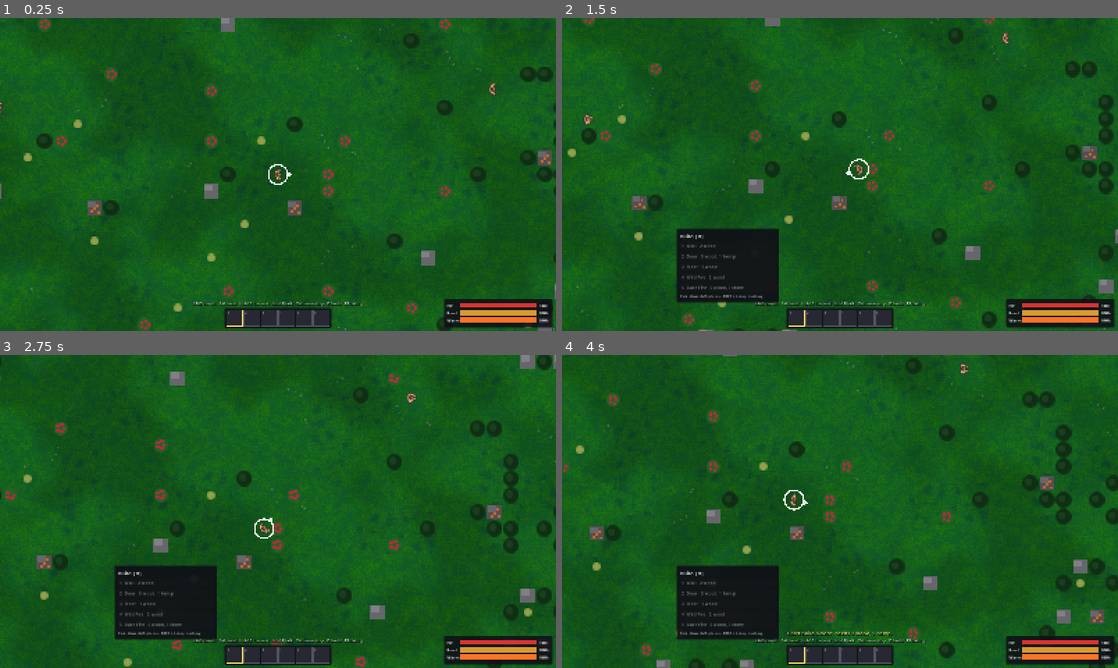
Above: before the commit, frames 1-4 (two rows, left to right).
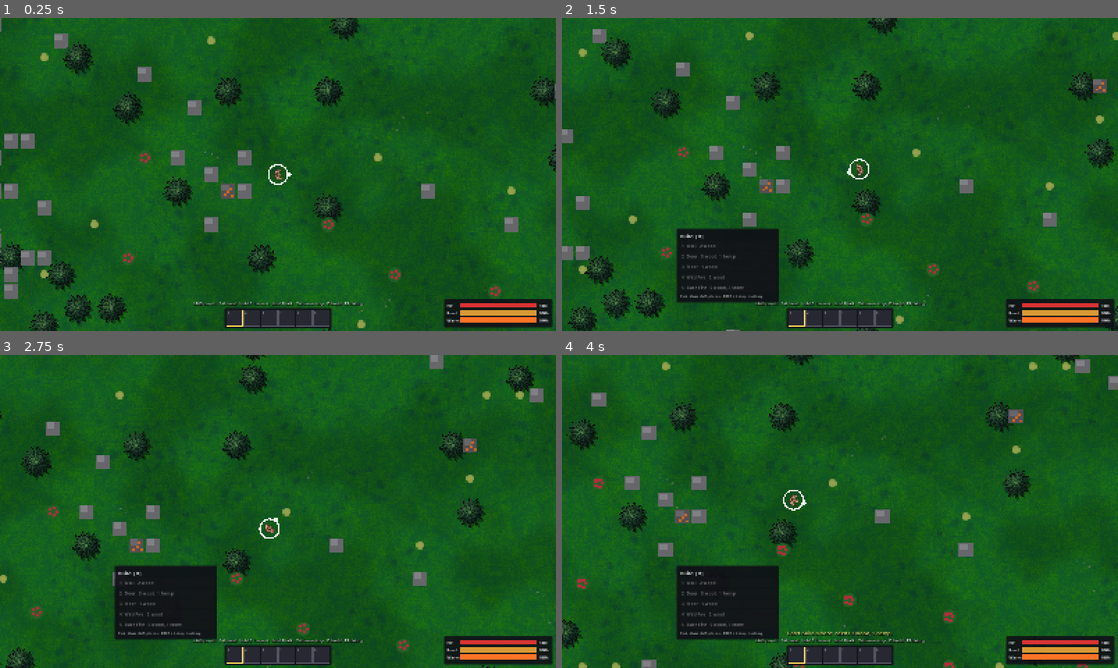
Above: after the commit, the same moments.

Repository: Blortlett/ColonySurvival
Game: Godot game, scene res://main.tscn
The game is run twice, just before and just after one commit, with the same random seed, the same clock (stepped at 60 frames per second) and the same inputs.
Inputs (mouse positions are in pixels of both pictures, inside the frame that each line leads up to):
- Up to frame 1 (0.25 s): no input
- Up to frame 2 (1.5 s): tap Enter at 0.5 s; move the mouse to (962, 158) at 0.52 s; hold D 0.53-1.25 s; tap B at 0.6 s; click (962, 158) at 0.67 s; tap Space at 0.77 s; drag from (728, 190) to (812, 237) at 1.27 s
- Up to frame 3 (2.75 s): move the mouse to (333, 442) at 2.02 s; hold D from 2.03 s (still down); tap X at 2.1 s
- Up to frame 4 (4 s): release D at 2.75 s; drag from (812, 574) to (673, 464) at 2.77 s; move the mouse to (1006, 558) at 3.52 s; hold A from 3.53 s (still down); tap 2 at 3.6 s; tap Space at 3.77 s

The runs differ from the first frame. In frame 1, 14% of the frame differs, in the area x 0-100%, y 0-100%; in frame 2, 14%; in frame 3, 12%; in frame 4, 13%.

Commit message:
added stone & iron node & hemp art

Diff:
--- a/core/Cfg.gd
+++ b/core/Cfg.gd
@@ -16,6 +16,7 @@
 const DENSITY_BUSH := 0.01
 const DENSITY_METAL := 0.005 # about 1/6 of rock density (v3, start)
 const METAL_MIN_GAP := 6 # metal rock is dispersed, never clustered (agreed)
+const TREE_MIN_GAP := 2 # Chebyshev cells between trees; pine canopies are 2x2 cells, so 2 = touching, no overlap
 
 const TREE_CAPACITY := 20
 const ROCK_CAPACITY := 20
--- a/render/StaticLayer.gd
+++ b/render/StaticLayer.gd
@@ -4,10 +4,16 @@
 
 const Disc := preload("res://render/Disc.gd")
 const REDRAW_SECS := 0.25 # node changes redraw at most this often (B1)
+## Top-down pines: a strip of PINE_VARIANTS 64 px sprites (tools/tilekit/pine_tree.py),
+## drawn 2x2 cells, centred on the tree's cell so the canopy spills over its neighbours.
+const PINES := preload("res://art/trees/pine.png")
+const PINE_PX := 64.0
+const PINE_VARIANTS := 4
+const PINE_CELLS := 2.0
+const PINE_SHADOW := Color(0, 0, 0, 0.35)
+const PINE_SHADOW_OFFSET := Vector2(3, 4) # sprite px, down-right (light from the top-left)
 
 # Darker, Songs of Syx-leaning palette (Phase E visual pass).
-const TREE := Color(0.06, 0.18, 0.08)
-const TREE_HI := Color(0.10, 0.25, 0.11)
 const ROCK := Color(0.40, 0.40, 0.42)
 const ROCK_HI := Color(0.50, 0.50, 0.52)
 const HEMP := Color(0.58, 0.63, 0.30)
@@ -20,7 +26,7 @@
 
 
 func _ready() -> void:
-	texture_filter = CanvasItem.TEXTURE_FILTER_LINEAR_WITH_MIPMAPS
+	texture_filter = CanvasItem.TEXTURE_FILTER_NEAREST_WITH_MIPMAPS # pixel-art sprites
 
 
 func _process(dt: float) -> void:
@@ -39,12 +45,17 @@
 
 func _draw_body() -> void:
 	var s := float(Cfg.CELL)
+	# Tree shadows first, so no canopy is darkened by a neighbour's shadow.
+	var size := Vector2.ONE * s * PINE_CELLS
+	var shadow_off := PINE_SHADOW_OFFSET * size / PINE_PX
+	for n in World.nodes.values():
+		if n.type == ResourceNode.Type.TREE:
+			_draw_pine(n.cell, s, size, shadow_off, PINE_SHADOW)
 	for n in World.nodes.values():
 		var p := Vector2(n.cell) * s
 		match n.type:
 			ResourceNode.Type.TREE:
-				Disc.draw(self, p + Vector2(s, s) * 0.5, s * 0.48, TREE)
-				Disc.draw(self, p + Vector2(s * 0.42, s * 0.42), s * 0.22, TREE_HI)
+				_draw_pine(n.cell, s, size, Vector2.ZERO, Color.WHITE)
 			ResourceNode.Type.ROCK:
 				draw_rect(Rect2(p + Vector2.ONE * Cfg.PX, Vector2(s - 2.0 * Cfg.PX, s - 2.0 * Cfg.PX)), ROCK)
 				draw_rect(Rect2(p + Vector2.ONE * 2.0 * Cfg.PX, Vector2(s * 0.45, s * 0.35)), ROCK_HI)
@@ -63,3 +74,10 @@
 		for i in b.amount:
 			var ang := TAU * i / Cfg.BUSH_BERRIES
 			Disc.draw(self, p + half + Vector2(cos(ang), sin(ang)) * s * 0.22, s * 0.09, BERRY)
+
+
+func _draw_pine(c: Vector2i, s: float, size: Vector2, off: Vector2, tint: Color) -> void:
+	var v := posmod(c.x * 73856093 ^ c.y * 19349663, PINE_VARIANTS)
+	var src := Rect2(Vector2(v * PINE_PX, 0), Vector2.ONE * PINE_PX)
+	var centre := (Vector2(c) + Vector2(0.5, 0.5)) * s
+	draw_texture_rect_region(PINES, Rect2(centre - size * 0.5 + off, size), src, tint)
--- a/world/World.gd
+++ b/world/World.gd
@@ -271,6 +271,18 @@
 	return max(abs(a.x - b.x), abs(a.y - b.y))
 
 
+## True if a tree stands within Cfg.TREE_MIN_GAP - 1 cells of c (Chebyshev), i.e. a tree
+## placed at c would overlap its canopy.
+func tree_too_close(c: Vector2i) -> bool:
+	var r := Cfg.TREE_MIN_GAP - 1
+	for dx in range(-r, r + 1):
+		for dy in range(-r, r + 1):
+			var n: ResourceNode = nodes.get(c + Vector2i(dx, dy))
+			if n != null and n.type == ResourceNode.Type.TREE:
+				return true
+	return false
+
+
 static func center(c: Vector2i) -> Vector2:
 	return Vector2(c) + Vector2(0.5, 0.5)
 
@@ -559,6 +571,8 @@
 			c = anchor + Vector2i(rng.randi_range(-4, 4), rng.randi_range(-4, 4))
 		else:
 			c = Vector2i(rng.randi_range(0, Cfg.MAP_W - 1), rng.randi_range(0, Cfg.MAP_H - 1))
+		if type == ResourceNode.Type.TREE and tree_too_close(c):
+			continue
 		if is_walkable(c) and not loot.has(c) and privilege_owner(c) == 0 and house_at(c) == null and not agent_on(c) and not Cities.in_city(c):
 			add_node(type, c)
 			return
--- a/world/WorldGen.gd
+++ b/world/WorldGen.gd
@@ -19,7 +19,9 @@
 			var p_rock: float = Cfg.DENSITY_ROCK * (6.0 if q > 0.35 else 0.3)
 			var roll := rng.randf()
 			if roll < p_tree:
-				World.add_node(ResourceNode.Type.TREE, c)
+				# Spaced so the 2x2-cell canopies don't overlap; a rejected tree leaves the cell empty.
+				if not World.tree_too_close(c):
+					World.add_node(ResourceNode.Type.TREE, c)
 			elif roll < p_tree + p_rock:
 				World.add_node(ResourceNode.Type.ROCK, c)
 			elif roll < p_tree + p_rock + Cfg.DENSITY_HEMP:
Binary file added: art/resources/hemp.png
Not shown, added: art/resources/hemp.png.import
Binary file added: art/resources/iron_1.png
Not shown, added: art/resources/iron_1.png.import
Binary file added: art/resources/iron_2.png
Not shown, added: art/resources/iron_2.png.import
Binary file added: art/resources/iron_3.png
Not shown, added: art/resources/iron_3.png.import
Binary file added: art/resources/iron_4.png
Not shown, added: art/resources/iron_4.png.import
Binary file added: art/resources/stone_1.png
Not shown, added: art/resources/stone_1.png.import
(and 16 more such lines)
